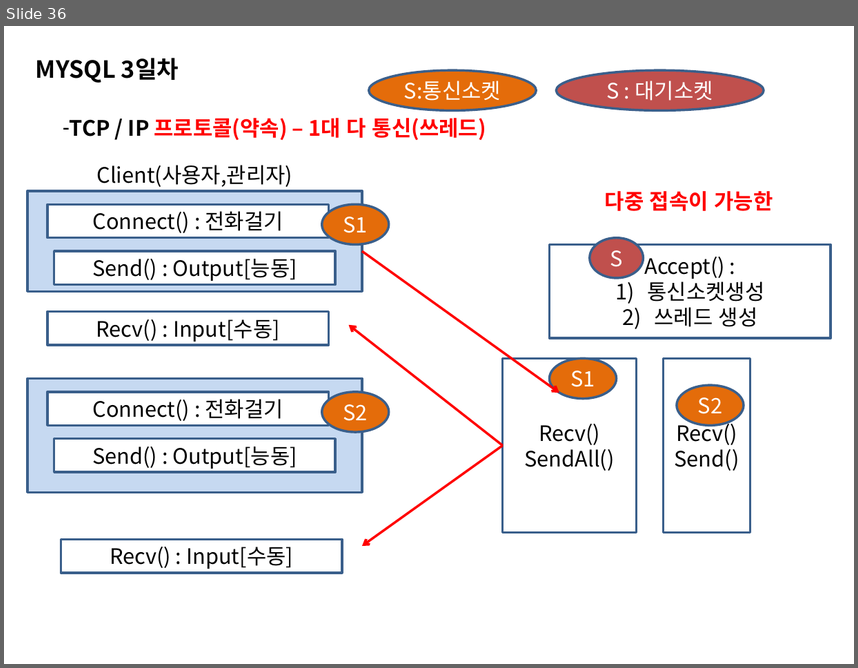
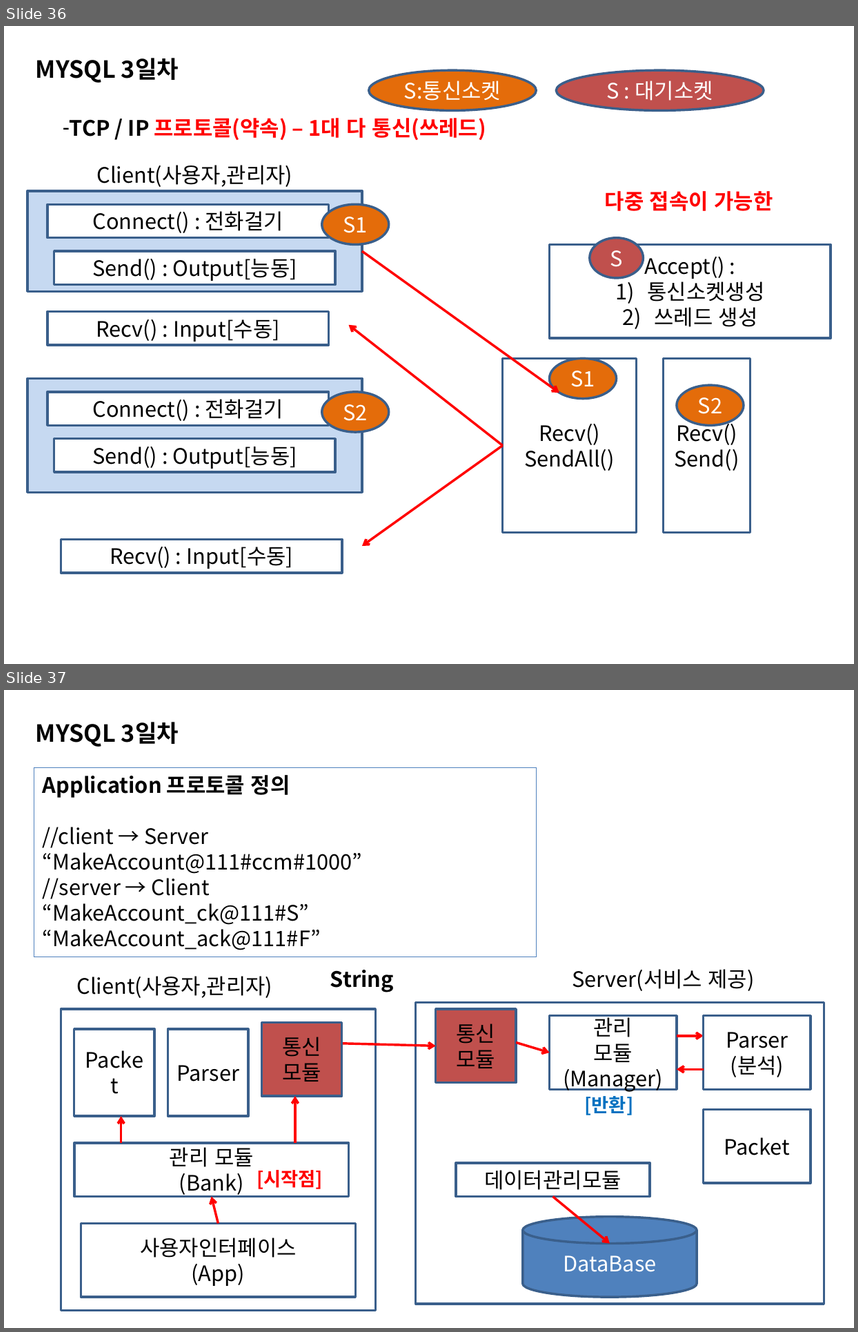
Before and after one commit to sing2song/TILDataBase, a slide deck: MYSQL.pptx. Shown one above the other, each under a label of ours: slide 36 before the commit, slides 36 and 37 after it. The pictures are 858x668 and 858x1332 pixels, drawn with LibreOffice and Linux fonts; fonts in the diff are those of the drawing. Boxes give left, top, right and bottom in pixels: in the first picture for what was removed or moved away, otherwise in the second. Text is boxed around its words. In the diff, an @@ line names an element or a change of style, - is before the commit and + after.

```diff
--- a/MYSQL.pptx
+++ b/MYSQL.pptx
@@ slide 37 added at bbox=[4, 690, 854, 1328], background #FFFFFF @@
@@ text added at bbox=[36, 722, 179, 747], 20 pt, text #000000, bold @@
+MYSQL 3일차
@@ rectangle added at bbox=[34, 768, 536, 957], outline #4F81BD 0.75 pt, 18 pt, text #000000 @@
+Application 프로토콜 정의
+//client → Server
+“MakeAccount@111#ccm#1000”
+//server → Client
+“MakeAccount_ck@111#S”
+“MakeAccount_ack@111#F”
@@ text added at bbox=[76, 976, 272, 998], 18 pt, text #000000 @@
+Client(사용자,관리자)
@@ text added at bbox=[330, 969, 394, 992], 18 pt, text #000000, bold @@
+String
@@ text added at bbox=[572, 969, 755, 991], 18 pt, text #000000 @@
+Server(서비스 제공)
@@ rectangle added at bbox=[61, 1009, 375, 1310], fill #FFFFFF, outline #3A5F8C 2 pt @@
@@ rectangle added at bbox=[415, 1002, 824, 1303], fill #FFFFFF, outline #3A5F8C 2 pt @@
@@ rectangle added at bbox=[436, 1009, 516, 1083], fill #C0504D, outline #3A5F8C 2 pt, 18 pt, text #000000 @@
+통신
+모듈
@@ rectangle added at bbox=[550, 1016, 677, 1090], fill #FFFFFF, outline #3A5F8C 2 pt, 18 pt, text #000000 @@
+관리
+모듈
+(Manager)
@@ rectangle added at bbox=[704, 1016, 811, 1090], fill #FFFFFF, outline #3A5F8C 2 pt, 18 pt, text #000000 @@
+Parser
+(분석)
@@ rectangle added at bbox=[74, 1029, 154, 1116], fill #FFFFFF, outline #3A5F8C 2 pt, 18 pt, text #000000 @@
+Packet
@@ rectangle added at bbox=[168, 1029, 248, 1116], fill #FFFFFF, outline #3A5F8C 2 pt, 18 pt, text #000000 @@
+Parser
@@ rectangle added at bbox=[261, 1023, 341, 1096], fill #C0504D, outline #3A5F8C 2 pt, 18 pt, text #000000 @@
+통신
+모듈
@@ arrow added from (677, 1035) to (704, 1035), #FF0000 2 pt @@
@@ arrow added from (308, 1042) to (436, 1045), #FF0000 2 pt @@
@@ arrow added from (516, 1042) to (550, 1052), #FF0000 2 pt @@
@@ arrow added from (704, 1069) to (677, 1069), #FF0000 2 pt @@
@@ arrow added from (296, 1142) to (296, 1096), #FF0000 2 pt @@
@@ text added at bbox=[585, 1096, 634, 1115], 16 pt, text #0070C0, bold @@
+[반환]
@@ arrow added from (121, 1142) to (121, 1116), #FF0000 2 pt @@
@@ rectangle added at bbox=[704, 1109, 811, 1183], fill #FFFFFF, outline #3A5F8C 2 pt, 18 pt, text #000000 @@
+Packet
@@ rectangle added at bbox=[74, 1142, 349, 1196], fill #FFFFFF, outline #3A5F8C 2 pt, 18 pt, text #000000 @@
+관리 모듈
+(Bank)
@@ rectangle added at bbox=[455, 1163, 649, 1196], fill #FFFFFF, outline #3A5F8C 2 pt, 18 pt, text #000000 @@
+데이터관리모듈
@@ text added at bbox=[257, 1170, 323, 1189], 16 pt, text #FF0000, bold @@
+[시작점]
@@ arrow added from (218, 1223) to (212, 1196), #FF0000 2 pt @@
@@ arrow added from (553, 1196) to (610, 1243), #FF0000 2 pt @@
@@ rectangle added at bbox=[81, 1223, 356, 1297], fill #FFFFFF, outline #3A5F8C 2 pt, 18 pt, text #000000 @@
+사용자인터페이스
+(App)
@@ cylinder added at bbox=[523, 1216, 697, 1296], fill #4F81BD, outline #3A5F8C 2 pt, 18 pt, text #FFFFFF @@
+DataBase
```
Also in this commit, not shown: 9 other files.
